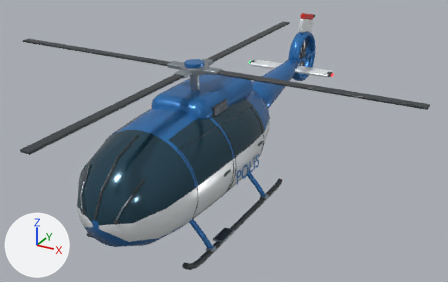
Two versions of the glTF model vehicles/polishelikopter.glb, one commit apart.
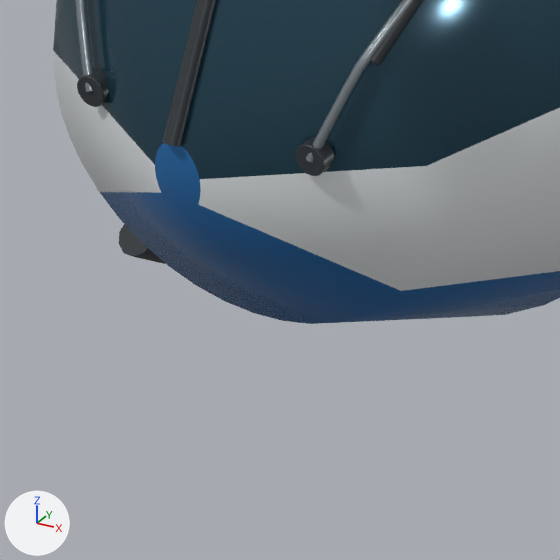
Each version is shown whole from a 50 mm lens placed at (6.08, -10.14, 6.75), pointed at (0.18, 0.6, 1.38), then close up on the part from 15% to 34% of the width and 70% to 100% of the height. Every picture has the same lights, and +X, +Y and +Z are marked at lower left. The last two pictures show the newer version. Where no turn or scale is listed for an object, it has been applied to the vertices.

Script lines for the objects in view, before the commit:
```python
me_cylinder = bpy.data.meshes.new('Cylinder')
me_cylinder.from_pydata(...)  # 120 vertices, 236 faces; spans x -0.043..0.043, y -0.023..0.023, z -0.043..0.043
me_cylinder.materials.append(mat_graphite_composite)  # dark grey #353a3f
me_cylinder_001 = bpy.data.meshes.new('Cylinder.001')
me_cylinder_001.from_pydata(...)  # 120 vertices, 236 faces; spans x -0.043..0.043, y -0.023..0.023, z -0.043..0.043
me_cylinder_001.materials.append(mat_graphite_composite)  # dark grey #353a3f
me_tubular_landing_skid = bpy.data.meshes.new('Tubular landing skid')
me_tubular_landing_skid.from_pydata(...)  # 60 vertices, 116 faces; spans x -1.14..-1.02, y -2.49..1.65, z 0.08..0.39
me_tubular_landing_skid.materials.append(mat_graphite_composite)  # dark grey #353a3f
ob_tubular_landing_skid = bpy.data.objects.new('Tubular landing skid', me_tubular_landing_skid)
ob_tubular_landing_skid.location = (0.0, 0.0, 0.0)
ob_windscreen_wiper_pivot = bpy.data.objects.new('Windscreen wiper pivot', me_cylinder)
ob_windscreen_wiper_pivot.location = (-0.34, -3.338, 1.49)
ob_windscreen_wiper_pivot_001 = bpy.data.objects.new('Windscreen wiper pivot.001', me_cylinder_001)
ob_windscreen_wiper_pivot_001.location = (0.34, -3.338, 1.49)
# also in view: 'Windscreen wiper arm.001' at (0.42, -3.22, 1.69); 'Windscreen center mullion' at (0.0, -2.83, 2.01); 'Windscreen wiper blade.001' at (0.51, -3.02, 1.92); 'Glazed passenger fuselage' at (0.0, -0.58, 1.56); 'Windscreen wiper arm' at (-0.42, -3.22, 1.69)
```
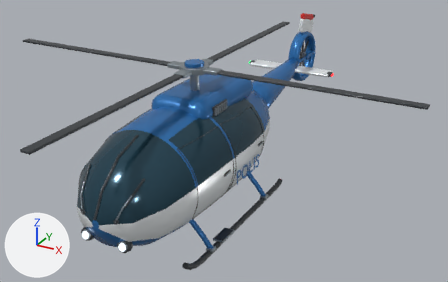
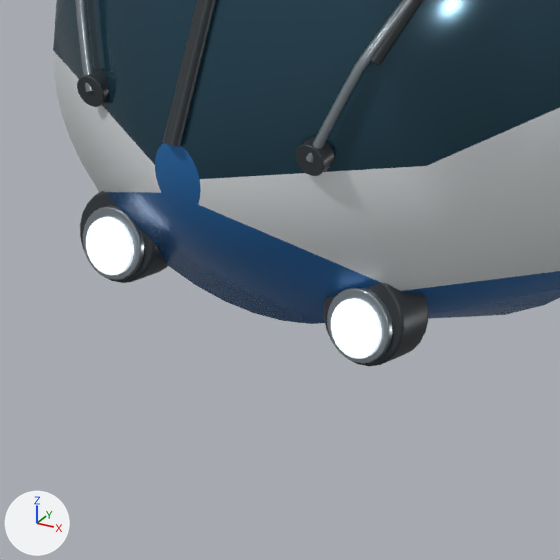
Pixel boxes (x1, y1, x2, y2) of what changed, in the close-ups (560 x 560 px):
'Landing lamp housing.001', added: after (324, 283, 428, 366)
'Landing lamp lens.001', added: after (331, 298, 382, 359)
'Landing lamp lens', added: after (86, 217, 134, 275)
'Landing lamp reflector.001', added: after (327, 287, 392, 364)
'Landing lamp housing', added: after (80, 191, 168, 283)
'Landing lamp reflector', added: after (83, 206, 144, 280)

Patch to the scene script:
```diff
--- a/vehicles/polishelikopter.glb.py
+++ b/vehicles/polishelikopter.glb.py
@@ mat_landing_lamp_glass @@
+mat_landing_lamp_glass = principled_material('Landing lamp glass')
+mat_landing_lamp_glass.base_color = (0.86, 0.93, 1.0)  # white #eff7ff
+mat_landing_lamp_glass.metallic = 0.12
+mat_landing_lamp_glass.roughness = 0.2
+mat_landing_lamp_glass.emission_color = (0.559, 0.605, 0.65)  # light grey #c5ccd3
+mat_landing_lamp_glass.emission_strength = 1.0
@@ me_cylinder_005_1 @@
+me_cylinder_005_1.from_pydata(...)  # 144 vertices, 284 faces; spans x -0.095..0.095, y -0.042..0.042, z -0.095..0.095
+me_cylinder_005_1.materials.append(mat_rotor_hardware)  # grey #99a4aa
@@ me_cylinder_001_1 @@
+me_cylinder_001_1.from_pydata(...)  # 144 vertices, 284 faces; spans x -0.095..0.095, y -0.042..0.042, z -0.095..0.095
+me_cylinder_001_1.materials.append(mat_rotor_hardware)  # grey #99a4aa
@@ me_cylinder_006_1 @@
+me_cylinder_006_1.from_pydata(...)  # 144 vertices, 284 faces; spans x -0.075..0.075, y -0.028..0.028, z -0.074..0.074
+me_cylinder_006_1.materials.append(mat_landing_lamp_glass)  # white #eff7ff, glowing light grey #c5ccd3
@@ me_cylinder_004_1 @@
+me_cylinder_004_1.from_pydata(...)  # 144 vertices, 284 faces; spans x -0.122..0.122, y -0.086..0.086, z -0.13..0.13
+me_cylinder_004_1.materials.append(mat_graphite_composite)  # dark grey #353a3f
@@ ob_landing_lamp_reflector_001 @@
+ob_landing_lamp_reflector_001 = bpy.data.objects.new('Landing lamp reflector.001', me_cylinder_005_1)
+ob_landing_lamp_reflector_001.location = (0.39, -3.272, 0.99)
@@ ob_landing_lamp_reflector @@
+ob_landing_lamp_reflector = bpy.data.objects.new('Landing lamp reflector', me_cylinder_001_1)
+ob_landing_lamp_reflector.location = (-0.39, -3.272, 0.99)
@@ ob_landing_lamp_lens_001 @@
+ob_landing_lamp_lens_001 = bpy.data.objects.new('Landing lamp lens.001', me_cylinder_006_1)
+ob_landing_lamp_lens_001.location = (0.39, -3.292, 0.99)
@@ ob_landing_lamp_lens @@
+ob_landing_lamp_lens = bpy.data.objects.new('Landing lamp lens', me_cylinder_006_1.copy())
+ob_landing_lamp_lens.location = (-0.39, -3.292, 0.99)
@@ ob_landing_lamp_housing_001 @@
+ob_landing_lamp_housing_001 = bpy.data.objects.new('Landing lamp housing.001', me_cylinder_004_1)
+ob_landing_lamp_housing_001.location = (0.39, -3.215, 0.99)
@@ ob_landing_lamp_housing @@
+ob_landing_lamp_housing = bpy.data.objects.new('Landing lamp housing', me_cylinder_004_1.copy())
+ob_landing_lamp_housing.location = (-0.39, -3.215, 0.99)
```
